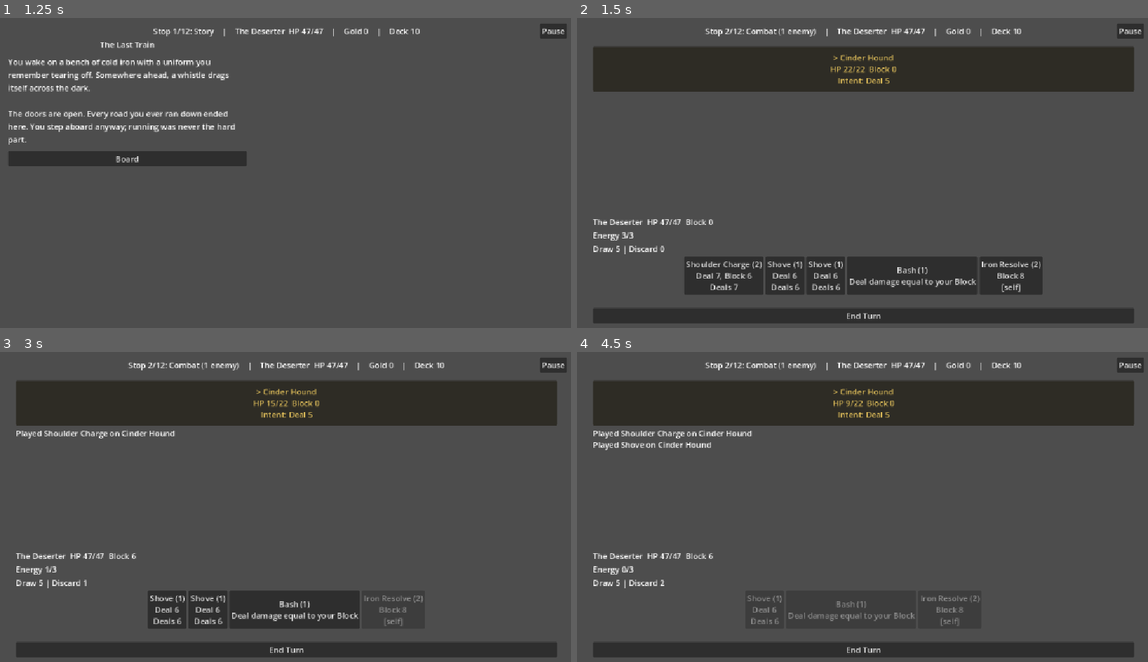
Above: before the commit, frames 1-4 (two rows, left to right).
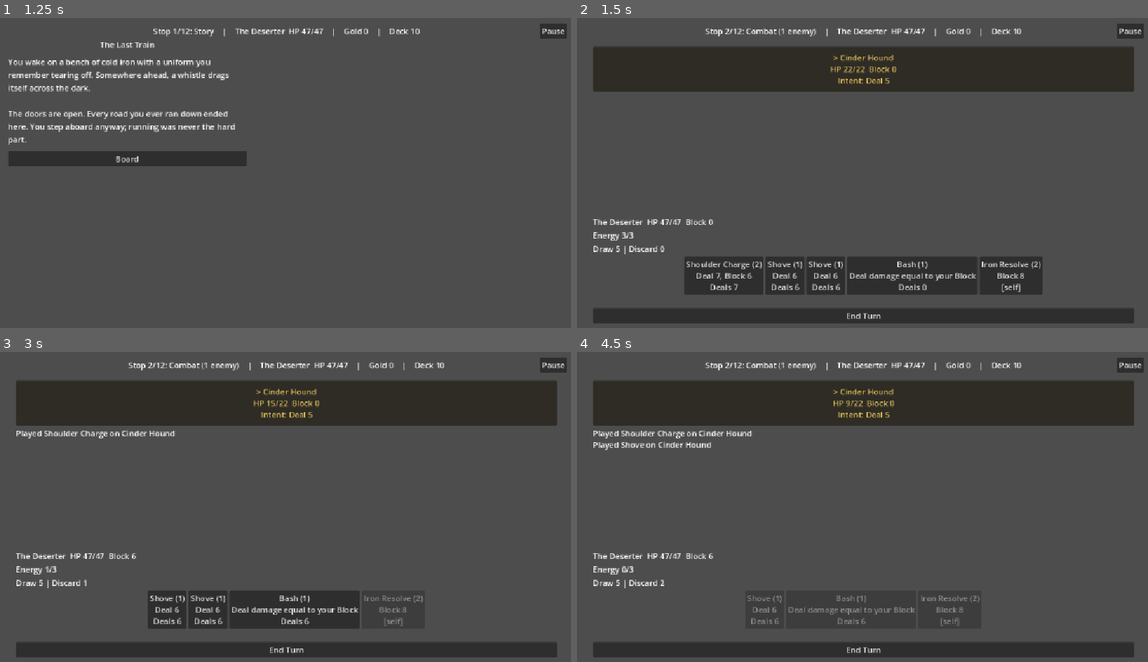
Above: after the commit, the same moments.

Repository: grump606/card-battle-prototype
Game: Godot game, scene res://run.tscn
Same seed, same stepped clock (60 frames per second), same inputs: the game is played once before the commit and once after it.
Inputs:
- Up to frame 1 (1.25 s): click "Play as The Deserter" at 0.5 s
- Up to frame 2 (1.5 s): click "Board" at 1.25 s
- Up to frame 3 (3 s): click "> Cinder Hound HP 22/22 Block…" at 2 s; click "Shoulder Charge (2) Deal 7, B…" at 2.75 s
- Up to frame 4 (4.5 s): click "> Cinder Hound HP 15/22 Block…" at 3.5 s; click "Shove (1) Deal 6 Deals 6" at 4.25 s

Frame 1 is identical in both runs. In frame 2, 0.6% of the frame differs, in the area x 47-70%, y 78-88%; in frame 3, 0.7%, in the area x 40-63%, y 78-88%; in frame 4, 0.5%.

Commit message:
Show damage previews for Bash, Cold Steel, Last Pocket, Spree and Reckoning
Move the scaled-damage rules into CardEffect.raw_damage so the battle
preview and Combat share one copy.

Co-Authored-By: Claude Sonnet 5.5 <noreply@anthropic.com>

Diff:
--- a/battle.gd
+++ b/battle.gd
@@ -166,27 +166,40 @@
 ## from Combatant.damage_after_status, then block is subtracted per hit as
 ## take_damage does. The result of an actual play is authoritative.
 func _damage_preview(card: CardData) -> String:
-	var base := 0
-	var hits: Array[int] = []
+	var damage_effects: Array[CardEffect] = []
 	for effect in card.effects:
-		if effect.kind == CardEffect.Kind.DAMAGE:
-			base += effect.amount
-			hits.append(effect.amount)
-	if hits.is_empty():
+		if effect.is_damage():
+			damage_effects.append(effect)
+	if damage_effects.is_empty():
 		return ""
+	var block: int = _combat.player.block
+	# The card being played will count as one more play this turn.
+	var plays: int = _combat.plays_this_turn + 1
 	if card.target_mode == CardData.TargetMode.ALL_ENEMIES:
-		return "\nDeals %d (x%d enemies)" % [base, _combat.living_enemies().size()]
+		# Haunt differs per enemy, so a per-Haunt hit has no single number.
+		var all_base := 0
+		for effect in damage_effects:
+			if effect.kind == CardEffect.Kind.DAMAGE_PER_HAUNT:
+				return ""
+			all_base += effect.raw_damage(block, 0, plays)
+		return "\nDeals %d (x%d enemies)" % [all_base, _combat.living_enemies().size()]
 	var target := _combat.enemies[_target_index]
 	if card.target_mode != CardData.TargetMode.SINGLE_ENEMY or target.is_dead():
 		return ""
+	var base := 0
+	var hits: Array[int] = []
+	for effect in damage_effects:
+		var raw := effect.raw_damage(block, target.status_turns(Combatant.Status.HAUNTED), plays)
+		base += raw
+		hits.append(raw)
 	var exposed := target.status_turns(Combatant.Status.EXPOSED) > 0
-	var block := target.block
+	var target_block := target.block
 	var dealt := 0
 	var lost := 0
 	for hit in hits:
 		var amount := target.damage_after_status(hit)
-		var absorbed := mini(block, amount)
-		block -= absorbed
+		var absorbed := mini(target_block, amount)
+		target_block -= absorbed
 		dealt += amount
 		lost += amount - absorbed
 	var text := "\nDeals %d" % dealt
--- a/combat/card_effect.gd
+++ b/combat/card_effect.gd
@@ -36,6 +36,29 @@
 	return effect
 
 
+## True for the kinds that hit a target for `raw_damage`.
+func is_damage() -> bool:
+	return kind in [Kind.DAMAGE, Kind.DAMAGE_PER_BLOCK, Kind.DAMAGE_IF_BLOCK, Kind.DAMAGE_PER_PLAY, Kind.DAMAGE_PER_HAUNT]
+
+
+## Damage of one hit before Expose and Block (0 for a non-damage kind). Pure, so the
+## battle preview and Combat share one rule. `plays_including_this` counts the card
+## being played, as Combat.plays_this_turn does during resolution.
+func raw_damage(source_block: int, target_haunt: int, plays_including_this: int) -> int:
+	match kind:
+		Kind.DAMAGE:
+			return amount
+		Kind.DAMAGE_PER_BLOCK:
+			return source_block * amount
+		Kind.DAMAGE_IF_BLOCK:
+			return bonus if source_block >= threshold else amount
+		Kind.DAMAGE_PER_PLAY:
+			return amount + bonus * maxi(plays_including_this - 1, 0)
+		Kind.DAMAGE_PER_HAUNT:
+			return target_haunt * amount
+	return 0
+
+
 func describe() -> String:
 	match kind:
 		Kind.DAMAGE:
--- a/combat/combat.gd
+++ b/combat/combat.gd
@@ -222,10 +222,9 @@
 			# Thorns: an enemy attack on the player also hurts the attacker.
 			if target == player and source != player and player.thorns > 0:
 				source.take_damage(player.thorns)
-		CardEffect.Kind.DAMAGE_PER_BLOCK:
-			target.take_damage(source.block * effect.amount)
-		CardEffect.Kind.DAMAGE_IF_BLOCK:
-			target.take_damage(effect.bonus if source.block >= effect.threshold else effect.amount)
+		CardEffect.Kind.DAMAGE_PER_BLOCK, CardEffect.Kind.DAMAGE_IF_BLOCK, CardEffect.Kind.DAMAGE_PER_PLAY, CardEffect.Kind.DAMAGE_PER_HAUNT:
+			# plays_this_turn already counts the card being played.
+			target.take_damage(effect.raw_damage(source.block, target.status_turns(Combatant.Status.HAUNTED), plays_this_turn))
 		CardEffect.Kind.HOLD:
 			source.add_hold(effect.amount)
 		CardEffect.Kind.THORNS:
@@ -233,9 +232,6 @@
 		CardEffect.Kind.GAIN_ENERGY:
 			if source == player:
 				energy += maxi(effect.amount, 0)
-		CardEffect.Kind.DAMAGE_PER_PLAY:
-			# plays_this_turn already counts the card being played.
-			target.take_damage(effect.amount + effect.bonus * maxi(plays_this_turn - 1, 0))
 		CardEffect.Kind.HAUNT:
 			if source == player:
 				target.apply_status(Combatant.Status.HAUNTED, effect.amount)
@@ -243,8 +239,6 @@
 			source.lose_hp(effect.amount)
 		CardEffect.Kind.HEAL_PER_HAUNTED:
 			source.heal(effect.amount * _haunted_count())
-		CardEffect.Kind.DAMAGE_PER_HAUNT:
-			target.take_damage(target.status_turns(Combatant.Status.HAUNTED) * effect.amount)
 		CardEffect.Kind.BLOCK:
 			source.gain_block(effect.amount)
 		CardEffect.Kind.DRAW:
--- a/tests/ui_battle_test.gd
+++ b/tests/ui_battle_test.gd
@@ -17,6 +17,43 @@
 	e.pressed = true
 	e.shift_pressed = shift
 	node._unhandled_key_input(e)
+
+## For each card with a state-dependent hit, the hand-button preview must equal the
+## damage the real play deals, across plain, Blocked and Exposed targets.
+func _check_preview_matches_damage(node: Control, combat: Combat) -> void:
+	node._select_target(0)
+	var cards := ["bash", "cold_steel", "last_pocket", "spree", "reckoning"]
+	# [player block, plays already made this turn, target haunt, target block, exposed]
+	var setups := [[0, 0, 0, 0, false], [4, 2, 3, 0, false], [12, 3, 5, 0, false], [12, 3, 5, 3, false], [4, 2, 3, 0, true]]
+	for id in cards:
+		for setup in setups:
+			var card: CardData = load("res://data/cards/%s.tres" % id)
+			var label := "%s %s" % [id, str(setup)]
+			combat.player.clear_block()
+			combat.player.gain_block(setup[0])
+			combat.plays_this_turn = setup[1]
+			combat.energy = 9
+			var target: EnemyUnit = combat.enemies[0]
+			target.clear_statuses()
+			target.clear_block()
+			target.max_hp = 500
+			target.hp = 500
+			if setup[2] > 0:
+				target.apply_status(Combatant.Status.HAUNTED, setup[2])
+			target.gain_block(setup[3])
+			if setup[4]:
+				target.apply_status(Combatant.Status.EXPOSED, 2)
+			combat.piles.hand.clear()
+			combat.piles.hand.append(card)
+			node._rebuild_hand()
+			var text: String = node._hand_box.get_child(0).text
+			var dealt_to_block := target.block
+			combat.play_card(0, 0)
+			var lost: int = 500 - target.hp
+			var expected := "%d after Block" % lost if dealt_to_block > 0 else ("(%d vs Exposed)" % lost if setup[4] else "Deals %d" % lost)
+			check(text.contains(expected), "preview matches damage: %s lost %d in %s" % [label, lost, text.replace("\n", " | ")])
+			combat.piles.hand.clear()
+
 
 func _initialize() -> void:
 	var node: Control = (load("res://battle.tscn") as PackedScene).instantiate()
@@ -100,6 +137,7 @@
 	key(node, KEY_N)
 	check(node._combat != c and node._combat.phase == Combat.Phase.PLAYER_TURN and not node._new_fight_button.visible, "N new fight")
 	var c2: Combat = node._combat
+	_check_preview_matches_damage(node, c2)
 	c2.phase = Combat.Phase.ENEMY_TURN
 	var h := c2.piles.hand.size()
 	key(node, KEY_1)
